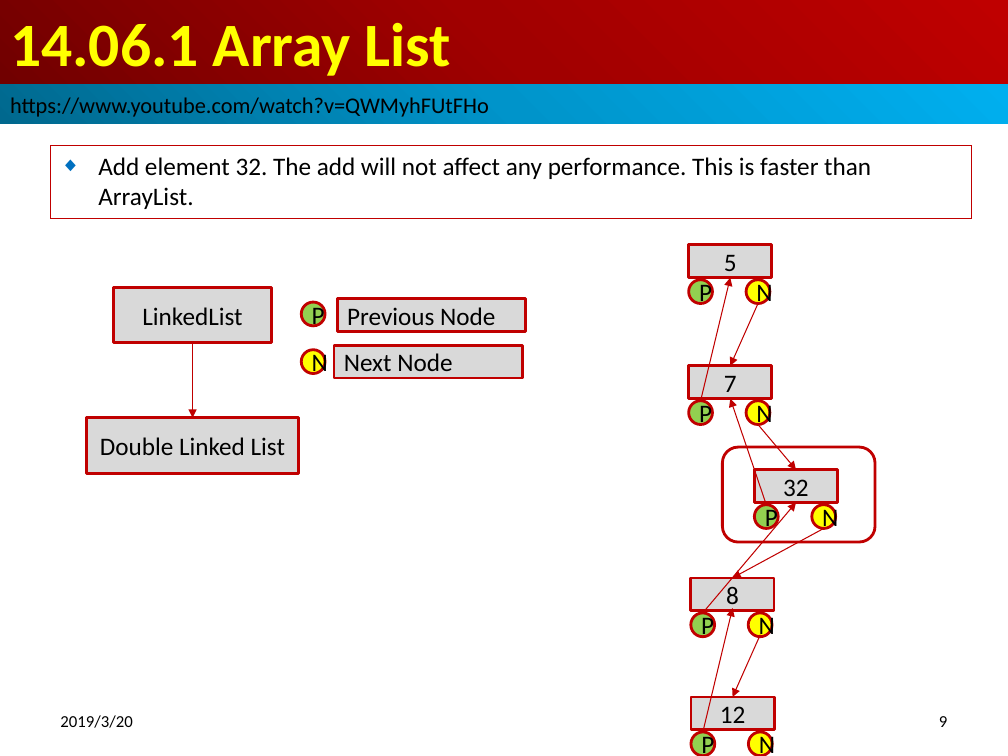
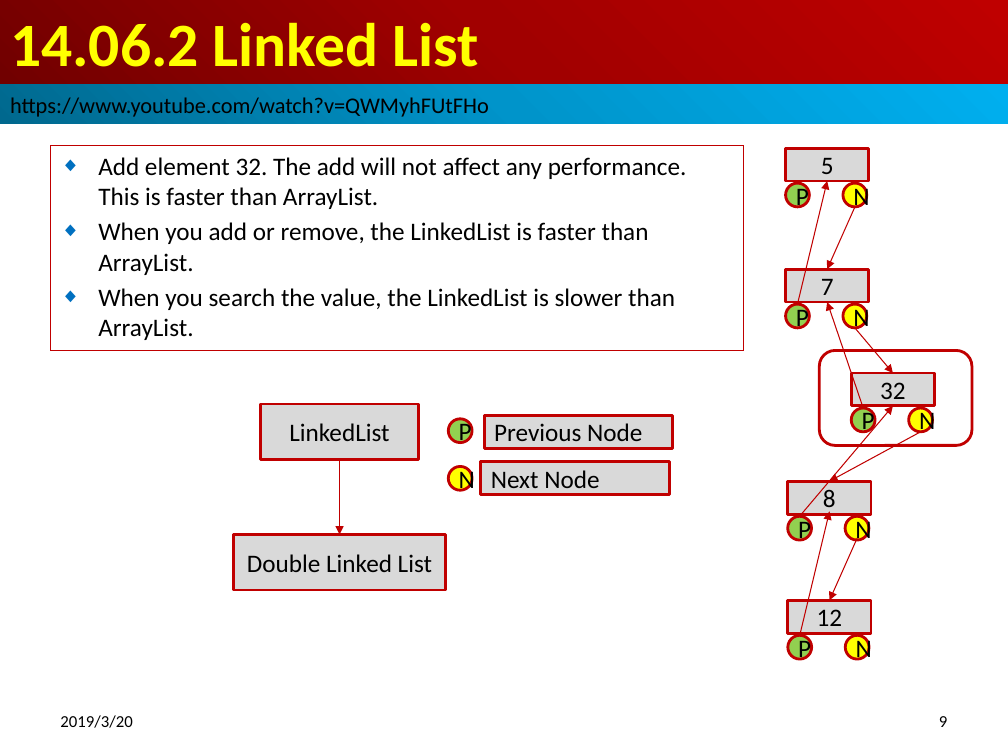
Before and after one commit to peterhchen/100-Java-Topic, a slide deck: slide 9 of 14_01_13_CollectionGeneric/ch1406_LinkedArrayList/15_01_14.06_LinkedArrayList.pptx. Drawn at 1008x756 pixels with LibreOffice and Linux fonts; fonts in the diff are those of the drawing. Boxes give left, top, right and bottom in pixels: in the first picture for what was removed or moved away, otherwise in the second. Text is boxed around its words. In the diff, an @@ line names an element or a change of style, - is before the commit and + after.

Commit message:
LinkedList vs. ArrayList

```diff
--- a/14_01_13_CollectionGeneric/ch1406_LinkedArrayList/15_01_14.06_LinkedArrayList.pptx
+++ b/14_01_13_CollectionGeneric/ch1406_LinkedArrayList/15_01_14.06_LinkedArrayList.pptx
@@ title at [10, 22, 479, 67]: text changed @@
-14.06.1 Array List
+14.06.2 Linked List
@@ subtitle "Add element 32. The add ...": place and size @@
-subtitle "Add element 32. The add ..." at [50, 145, 971, 219]
+subtitle "Add element 32. The add ..." at [50, 145, 744, 351]
@@ subtitle at [98, 222, 675, 340]: paragraphs added @@
+◆ When you add or remove, the LinkedList is faster than ArrayList.
+◆ When you search the value, the LinkedList is slower than ArrayList.
@@ ellipse "P": place and size @@
-ellipse "P" at [301, 302, 326, 327]
+ellipse "P" at [449, 419, 473, 444]
@@ 4 rectangles, 1 arrow: place and size @@
-4 rectangles, 1 arrow at [87, 287, 526, 473]
+4 rectangles, 1 arrow at [233, 404, 672, 590]
@@ ellipse "N": place and size @@
-ellipse "N" at [301, 350, 326, 374]
+ellipse "N" at [449, 467, 473, 491]
@@ 8 arrows, 7 ellipses, 4 rectangles, 1 rounded rectangle: place and size @@
-8 arrows, 7 ellipses, 4 rectangles, 1 rounded rectangle at [688, 245, 875, 756]
+8 arrows, 7 ellipses, 4 rectangles, 1 rounded rectangle at [785, 148, 972, 659]
@@ 3 ellipses, 1 rectangle: place and size @@
-3 ellipses, 1 rectangle at [748, 470, 838, 756]
+3 ellipses, 1 rectangle at [846, 373, 935, 659]
```
Also in this commit, not shown: 3 other slides changed, 1 other file.
